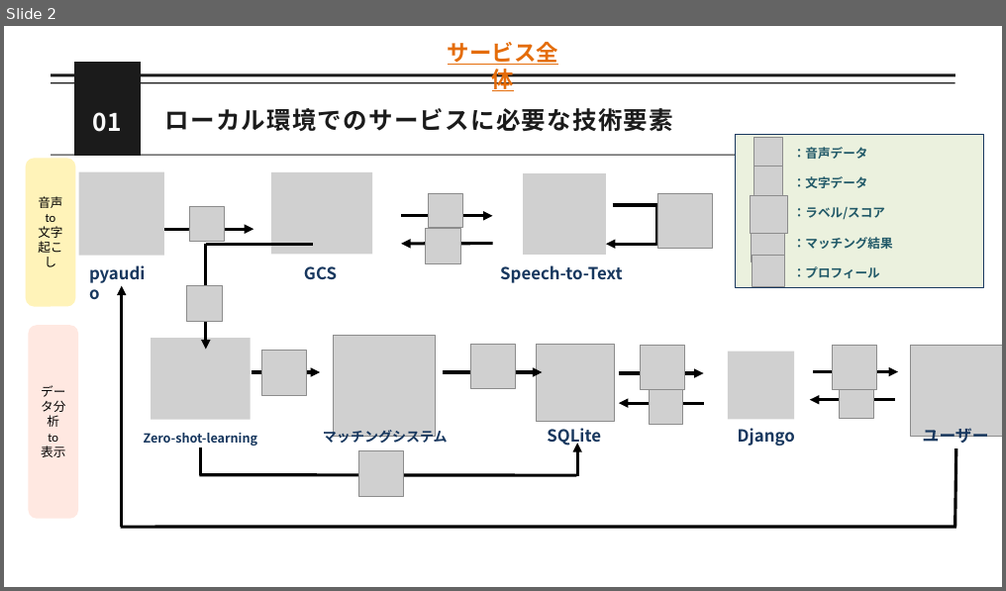
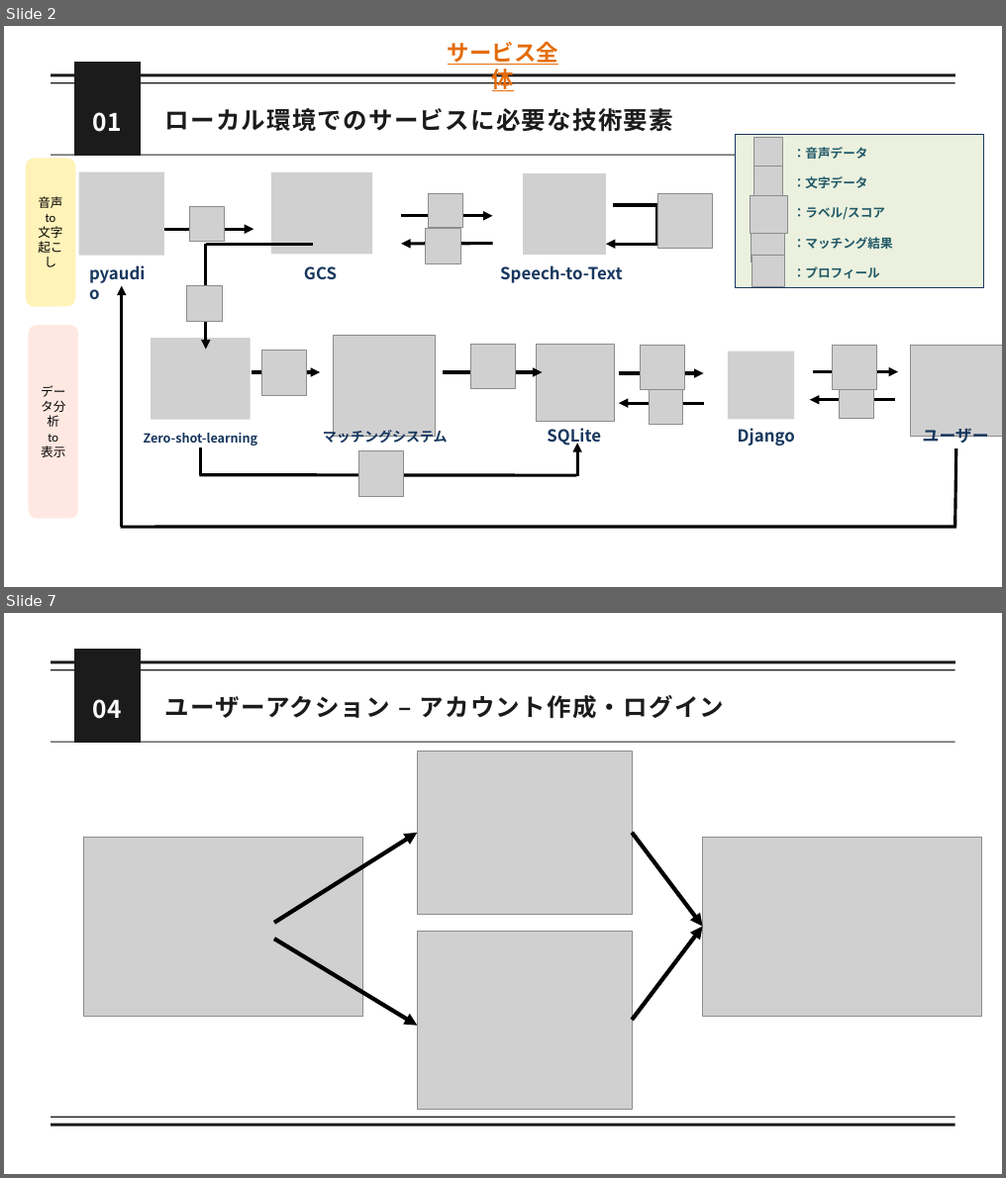
Before and after one commit to momok47/kokoronia, a slide deck: docs/ミーティング/発表資料/25_0725_進捗.pptx. Shown one above the other, each under a label of ours: slide 2 before the commit, slides 2 and 7 after it; the slides between them are not shown. The pictures are 1006x591 and 1006x1178 pixels, drawn with LibreOffice and Linux fonts; fonts in the diff are those of the drawing; grey boxes stand for pictures. Boxes give left, top, right and bottom in pixels: in the first picture for what was removed or moved away, otherwise in the second. Text is boxed around its words. In the diff, an @@ line names an element or a change of style, - is before the commit and + after.

```diff
--- a/docs/ミーティング/発表資料/25_0725_進捗.pptx
+++ b/docs/ミーティング/発表資料/25_0725_進捗.pptx
@@ slide 7 added at (4, 613, 1002, 1174), background #FFFFFF @@
@@ line added from (51, 670) to (955, 670), #1B1B1B 1.5 pt @@
@@ line added from (51, 663) to (955, 663), #1B1B1B 4.5 pt @@
@@ freeform shape added at (74, 649, 141, 743), fill #1B1B1B @@
@@ text added at (93, 699, 122, 719), 35 pt, text #FAFAFA, bold @@
+04
@@ text added at (165, 695, 725, 718), 35 pt, text #1B1B1B, bold @@
+ユーザーアクション – アカウント作成・ログイン
@@ line added from (51, 742) to (955, 742), #1B1B1B 1.5 pt @@
@@ picture added at (417, 751, 632, 914) @@
@@ picture added at (84, 837, 362, 1016) @@
@@ arrow added from (274, 923) to (417, 833), #000000 6 pt @@
@@ arrow added from (632, 833) to (703, 927), #000000 6 pt @@
@@ picture added at (703, 837, 981, 1016) @@
@@ arrow added from (274, 939) to (417, 1026), #000000 6 pt @@
@@ picture added at (417, 931, 632, 1109) @@
@@ arrow added from (632, 1020) to (703, 927), #000000 6 pt @@
@@ line added from (51, 1117) to (955, 1117), #1B1B1B 1.5 pt @@
@@ line added from (51, 1125) to (955, 1125), #1B1B1B 4.5 pt @@
```
Also in this commit, not shown: 2 slides changed, 3 other slides added, 2 slides removed, 14 other files.
